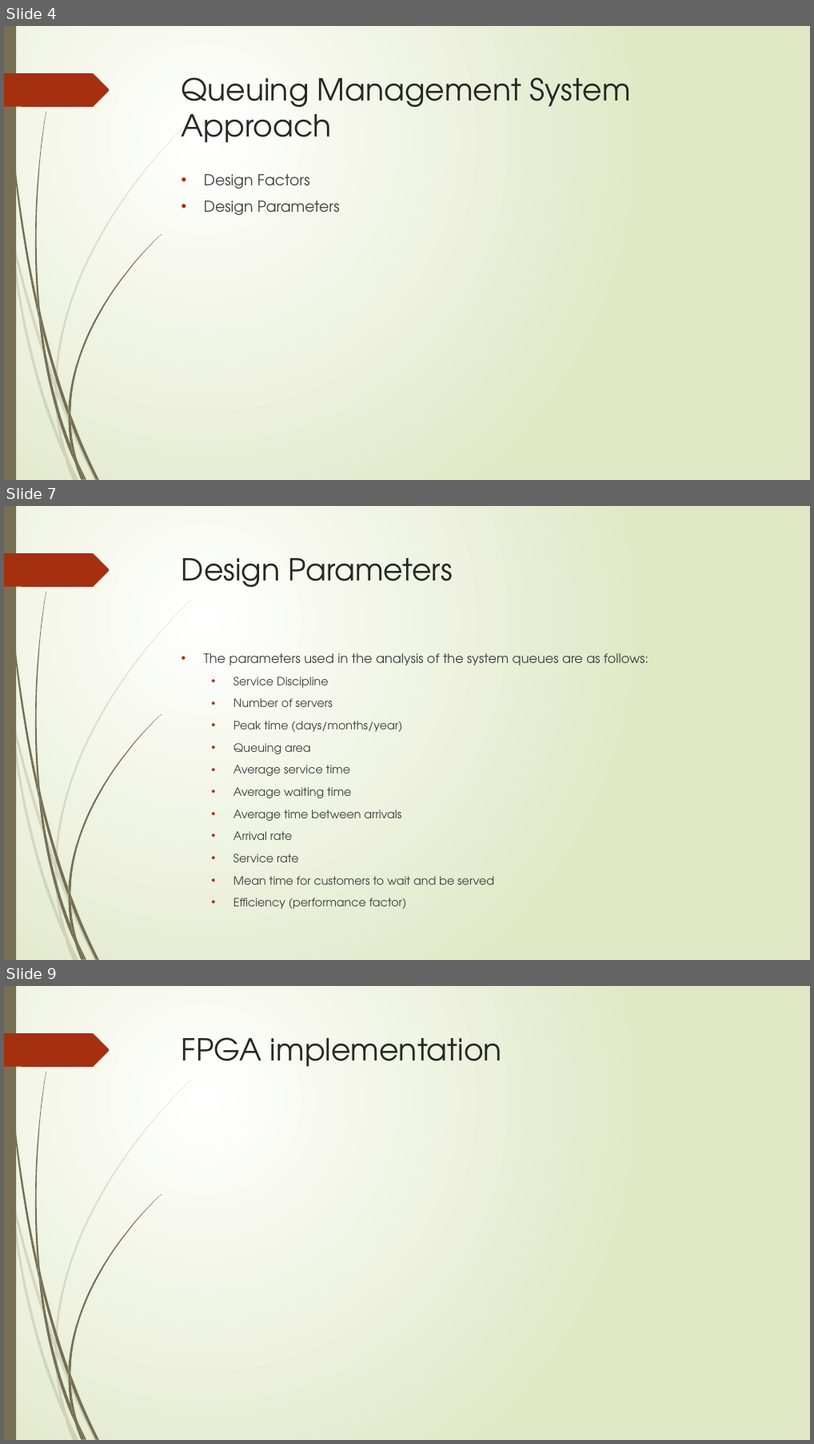
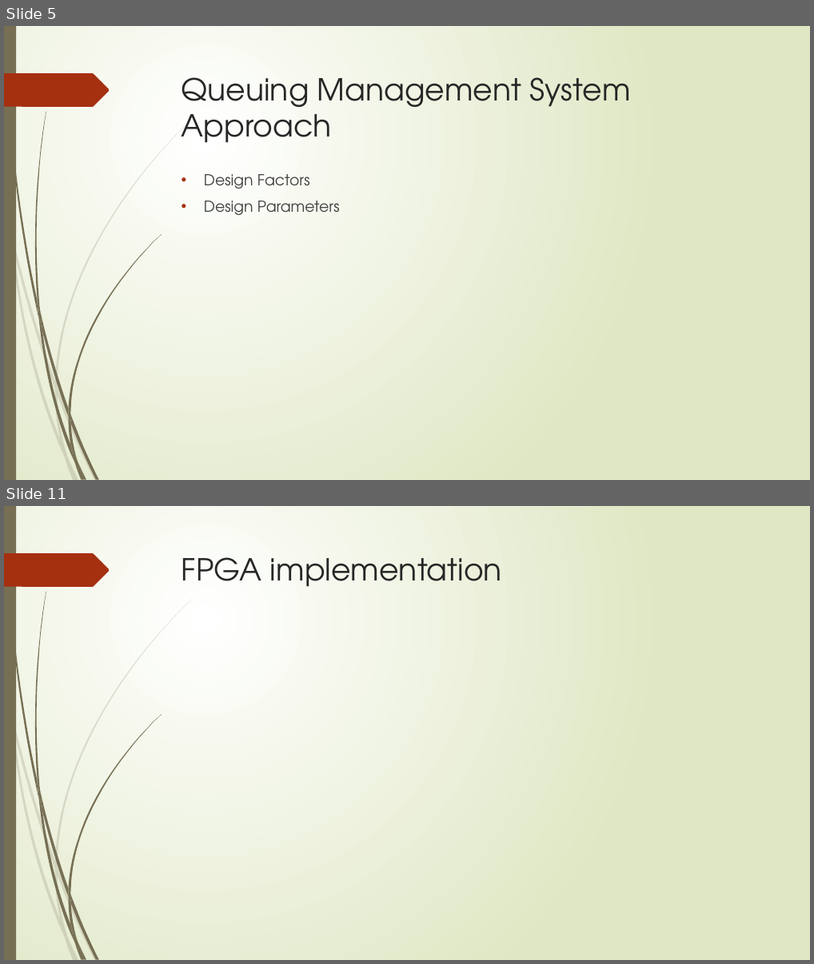
Before and after one commit to jrgouws/Research-Project, a slide deck: Prac2/Part 2/Presentation.pptx. Shown one above the other, each under a label of ours: slides 4, 7 and 9 before the commit, slides 5 and 11 after it; the slides between them are not shown. The pictures are 814x1444 and 814x964 pixels, drawn with LibreOffice and Linux fonts; fonts in the diff are those of the drawing. Boxes give left, top, right and bottom in pixels: in the first picture for what was removed or moved away, otherwise in the second. Text is boxed around its words. In the diff, an @@ line names an element or a change of style, - is before the commit and + after.

```diff
--- a/Prac2/Part 2/Presentation.pptx
+++ b/Prac2/Part 2/Presentation.pptx
@@ slide 7 removed at [4, 506, 810, 960], background gradient #FFFFFF to #DFE8C4; not listed: 24 template elements that a slide beside it also shows @@
@@ title removed at [182, 558, 454, 587] @@
-Design Parameters
@@ text removed at [204, 653, 649, 884] @@
-• The parameters used in the analysis of the system queues are as follows:
-  • Service Discipline
-  • Number of servers
-  • Peak time (days/months/year)
-  • Queuing area
-  • Average service time
-  • Average waiting time
-  • Average time between arrivals
-  • Arrival rate
-  • Service rate
-  • Mean time for customers to wait and be served
-  • Efficiency (performance factor)
@@ what was slide 4 is now slide 5 @@
@@ what was slide 9 is now slide 11 @@
```
Also in this commit, not shown: 3 slides changed, 5 slides added, 2 other slides removed, 3 other files.
